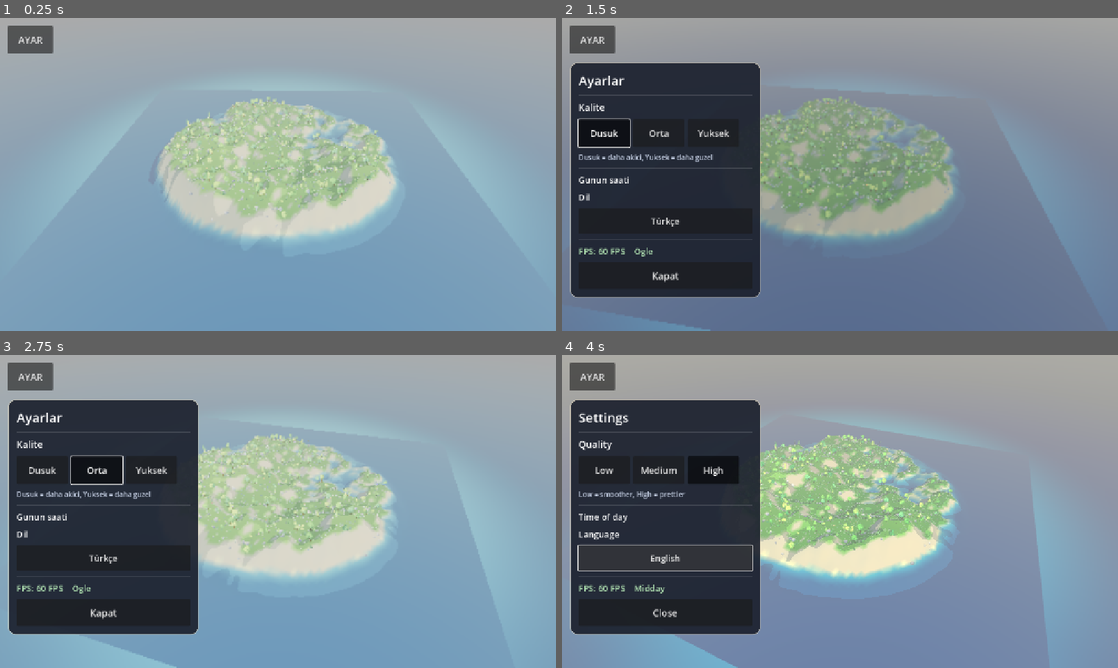
Above: before the commit, frames 1-4 (two rows, left to right).
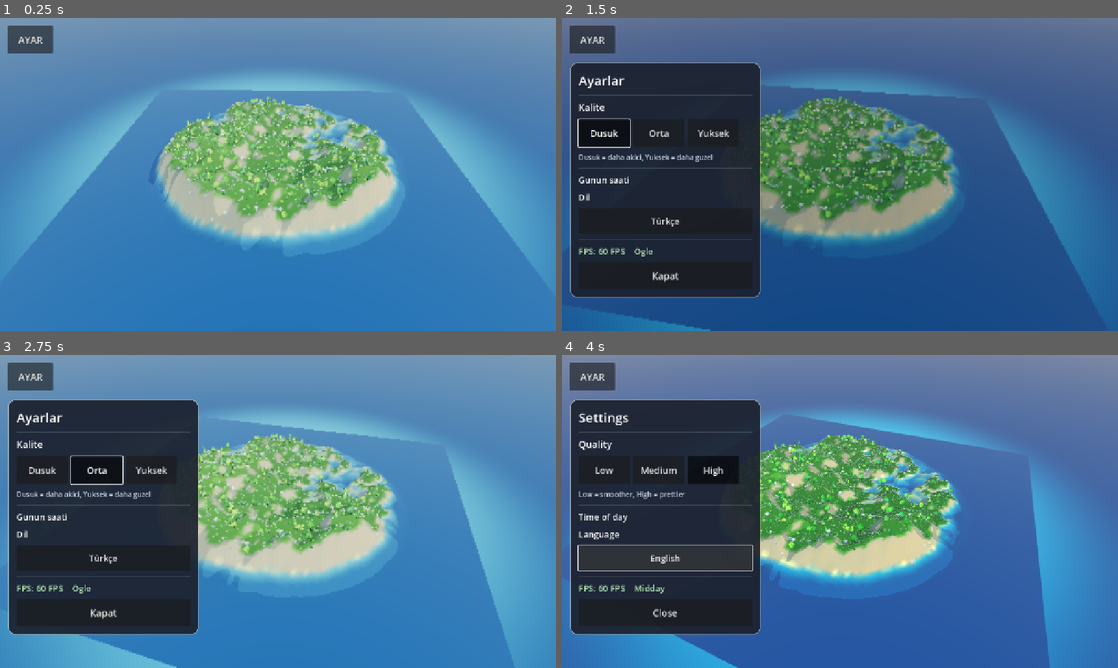
Above: after the commit, the same moments.

Repository: eraslan19j/game
Game: Godot game, scene res://scenes/world/world.tscn
The game is run twice, just before and just after one commit, with the same random seed, the same clock (stepped at 60 frames per second) and the same inputs.
Inputs:
- Up to frame 1 (0.25 s): no input
- Up to frame 2 (1.5 s): click "AYAR" at 0.5 s; click "Dusuk" at 1.25 s
- Up to frame 3 (2.75 s): click "Orta" at 2 s
- Up to frame 4 (4 s): click "Yuksek" at 2.75 s; click "Türkçe" at 3.5 s

The runs differ from the first frame. In frame 1, 95% of the frame differs, in the area x 0-100%, y 0-100%; in frame 2, 74%; in frame 3, 70%; in frame 4, 74%.

Commit message:
Gorsel duzeltme: sis 66 kat fazlaydi, ortam isigi kisildi, zemin/bitki tonlari doyuruldu, golge mesafesi artirildi
Co-authored-by: arena-agent <297053741+arena-agent@users.noreply.github.com>

Diff:
--- a/scenes/world/world.tscn
+++ b/scenes/world/world.tscn
@@ -83,7 +83,7 @@
 light_color = Color(1, 0.95, 0.88, 1)
 light_energy = 1.05
 shadow_enabled = true
-directional_shadow_max_distance = 60.0
+directional_shadow_max_distance = 220.0
 directional_shadow_filter = 1
 directional_shadow_mode = 1
 
--- a/scripts/world/nature.gd
+++ b/scripts/world/nature.gd
@@ -28,17 +28,17 @@
 
 # --- Agac renk paleti (canli, sicak tonlar) ---
 const TREE_LEAF_COLORS := [
-	Color(0.36, 0.66, 0.28),
-	Color(0.46, 0.74, 0.30),
-	Color(0.28, 0.58, 0.32),
-	Color(0.58, 0.75, 0.32),
-	Color(0.40, 0.70, 0.42),
-	Color(0.66, 0.78, 0.34),
+	Color(0.20, 0.52, 0.17),
+	Color(0.28, 0.60, 0.20),
+	Color(0.15, 0.42, 0.20),
+	Color(0.38, 0.62, 0.20),
+	Color(0.24, 0.55, 0.30),
+	Color(0.45, 0.66, 0.22),
 ]
 const BUSH_COLORS := [
-	Color(0.30, 0.56, 0.26),
-	Color(0.40, 0.64, 0.30),
-	Color(0.24, 0.48, 0.28),
+	Color(0.18, 0.44, 0.17),
+	Color(0.26, 0.52, 0.20),
+	Color(0.14, 0.36, 0.20),
 ]
 const FLOWER_COLORS := [
 	Color(0.98, 0.55, 0.62),  # pembe
--- a/scripts/world/quality_settings.gd
+++ b/scripts/world/quality_settings.gd
@@ -20,7 +20,7 @@
 	Level.LOW: {
 		"shadow_enabled": false,
 		"shadow_size": 1024,
-		"shadow_distance": 40.0,
+		"shadow_distance": 120.0,
 		"shadow_filter": 0,
 		"render_scale": 0.75,
 		"cloud_coverage": 0.30,
@@ -31,7 +31,7 @@
 	Level.MEDIUM: {
 		"shadow_enabled": true,
 		"shadow_size": 2048,
-		"shadow_distance": 60.0,
+		"shadow_distance": 220.0,
 		"shadow_filter": 1,
 		"render_scale": 0.9,
 		"cloud_coverage": 0.46,
@@ -42,7 +42,7 @@
 	Level.HIGH: {
 		"shadow_enabled": true,
 		"shadow_size": 4096,
-		"shadow_distance": 90.0,
+		"shadow_distance": 300.0,
 		"shadow_filter": 2,
 		"render_scale": 1.0,
 		"cloud_coverage": 0.52,
@@ -116,7 +116,9 @@
 	for node in tree.get_nodes_in_group("quality_fog"):
 		if node is WorldEnvironment and (node as WorldEnvironment).environment != null:
 			var env := (node as WorldEnvironment).environment
-			env.fog_density = 0.004 * float(p["fog_scale"])
+			# Sahne dosyasindaki taban deger (0.00006) ile uyumlu: 0.004 cok fazlaydi,
+			# tum goruntuyu soluk mavi sise boguyordu.
+			env.fog_density = 0.0009 * float(p["fog_scale"])
 
 
 func save_settings() -> void:
--- a/scripts/world/sky_cycle.gd
+++ b/scripts/world/sky_cycle.gd
@@ -89,7 +89,8 @@
 
 	if _env != null:
 		_env.ambient_light_color = k["hor"].lerp(k["top"], 0.4)
-		_env.ambient_light_energy = k["amb"]
+		# 1.3 enerji + toon isigi = asiri pozlama. Yarisi yeterli.
+		_env.ambient_light_energy = float(k["amb"]) * 0.5
 		if _env.fog_enabled:
 			_env.fog_light_color = k["fog"]
 
--- a/scripts/world/terrain.gd
+++ b/scripts/world/terrain.gd
@@ -255,10 +255,11 @@
 	# parlak kum gorunup "gri kare" gibi durmasini engeller.
 	var seabed := Color(0.09, 0.36, 0.52)
 	var seabed_shallow := Color(0.20, 0.56, 0.62)
-	var sand := Color(0.87, 0.78, 0.55)
-	var grass_low := Color(0.31, 0.58, 0.24)
-	var grass_high := Color(0.52, 0.72, 0.29)
-	var rock := Color(0.63, 0.58, 0.53)
+	# Arazi zemin tonlari (bitki/agac tonlariyla ayni doygunlukta).
+	var sand := Color(0.82, 0.72, 0.48)
+	var grass_low := Color(0.20, 0.46, 0.16)
+	var grass_high := Color(0.36, 0.60, 0.20)
+	var rock := Color(0.52, 0.48, 0.44)
 
 	if h < sea_level - 3.0:
 		return seabed
--- a/shaders/nature.gdshader
+++ b/shaders/nature.gdshader
@@ -47,10 +47,12 @@
 }
 
 void light() {
+	// Yumusak sarma + bantli isik: cizgi film havasi korunur ama
+	// renkler soluklasmasin (eski surumde isik+ortam asiri parlama yapiyordu).
 	float ndl = dot(NORMAL, LIGHT);
 	float wrapped = clamp(ndl * 0.5 + 0.5, 0.0, 1.0);
 	float q = floor(wrapped * bands + 0.5) / bands;
-	q = clamp(q, 0.14, 1.0);
-	vec3 tint_light = mix(shade_tint.rgb, vec3(1.0, 1.0, 1.0), smoothstep(0.2, 0.95, q));
-	DIFFUSE_LIGHT += tint_light * LIGHT_COLOR * ATTENUATION * q * 0.82 / PI;
+	q = clamp(q, 0.30, 1.0);
+	vec3 shade = shade_tint.rgb;
+	DIFFUSE_LIGHT += mix(shade, vec3(1.0), smoothstep(0.25, 1.0, q)) * LIGHT_COLOR * ATTENUATION * q / PI;
 }
